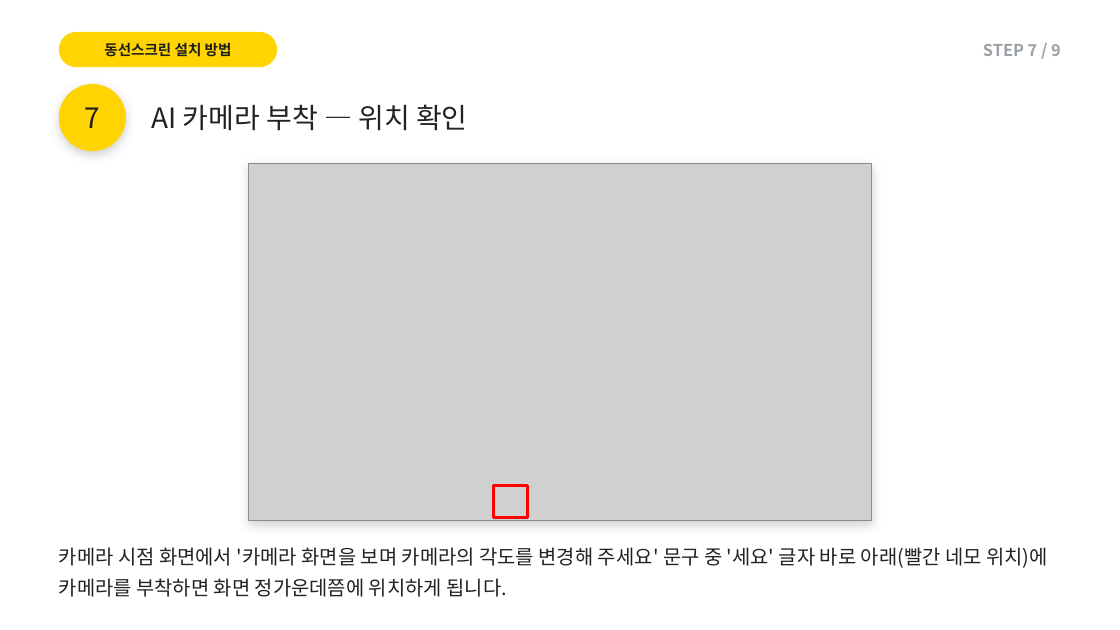
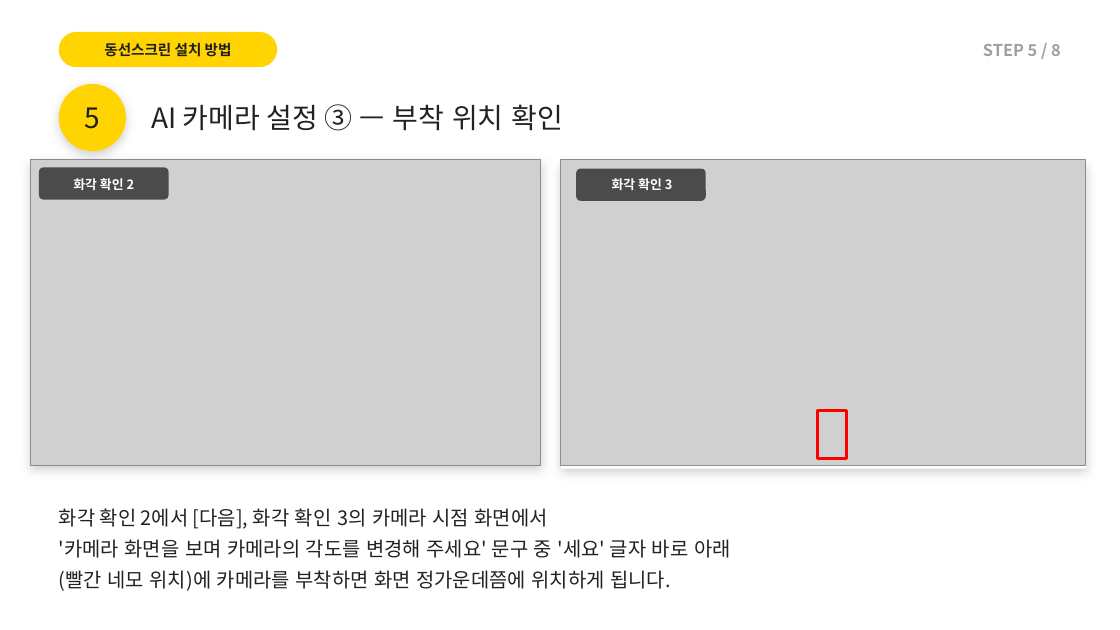
Before and after one commit to alsdn2947/ars, a slide deck: slide 10 of 이마트_AI카메라_설치매뉴얼.pptx (slide 11 before the commit). Drawn at 1120x630 pixels with LibreOffice and Linux fonts; fonts in the diff are those of the drawing; grey boxes stand for pictures. Boxes give left, top, right and bottom in pixels: in the first picture for what was removed or moved away, otherwise in the second. Text is boxed around its words. In the diff, an @@ line names an element or a change of style, - is before the commit and + after.

```diff
--- a/이마트_AI카메라_설치매뉴얼.pptx
+++ b/이마트_AI카메라_설치매뉴얼.pptx
@@ text at box(983, 44, 1061, 56): text changed @@
-STEP 7 / 9
+STEP 5 / 8
@@ text at box(85, 107, 101, 129): text changed @@
-7
+5
@@ text at box(151, 104, 564, 131): text changed @@
-AI 카메라 부착 — 위치 확인
+AI 카메라 설정 ③ — 부착 위치 확인
@@ group added at box(30, 160, 541, 465): 1 rectangle, 1 picture, 1 rounded rectangle, 1 text @@
+화각 확인 2
@@ picture: place and size @@
-picture at box(249, 164, 871, 521)
+picture at box(560, 160, 1086, 465)
@@ rectangle: place and size @@
-rectangle at box(249, 164, 871, 521)
+rectangle at box(561, 163, 1086, 469)
@@ rounded rectangle added at box(576, 169, 706, 201), fill #1F1F1F at 75% opacity @@
@@ text added at box(612, 178, 673, 190), 11 pt, text #FFFFFF, bold @@
+화각 확인 3
@@ rectangle: place and size @@
-rectangle at box(493, 486, 528, 518)
+rectangle at box(818, 411, 846, 459)
@@ text at box(59, 508, 731, 591): text changed @@
-카메라 시점 화면에서 '카메라 화면을 보며 카메라의 각도를 변경해 주세요' 문구 중 '세요' 글자 바로 아래(빨간 네모 위치)에 카메라를 부착하면 화면 정가운데쯤에 위치하게 됩니다.
+화각 확인 2에서 [다음], 화각 확인 3의 카메라 시점 화면에서
+'카메라 화면을 보며 카메라의 각도를 변경해 주세요' 문구 중 '세요' 글자 바로 아래
+(빨간 네모 위치)에 카메라를 부착하면 화면 정가운데쯤에 위치하게 됩니다.
```
Also in this commit, not shown: 10 other slides changed, 1 slide added, 2 slides removed.
